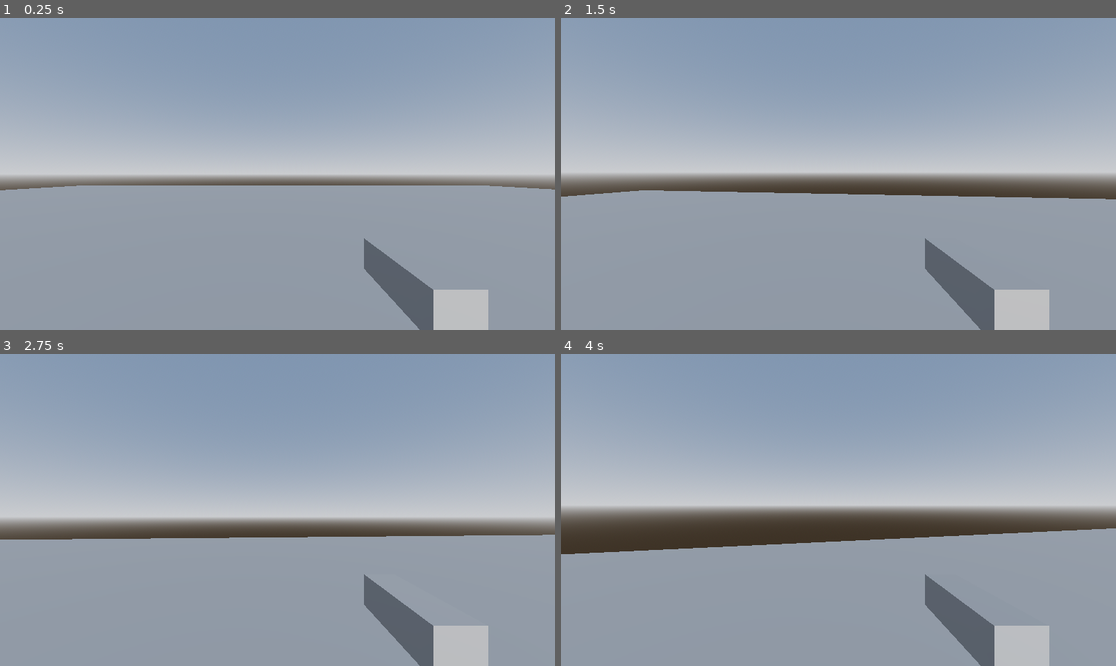
Above: before the commit, frames 1-4 (two rows, left to right).
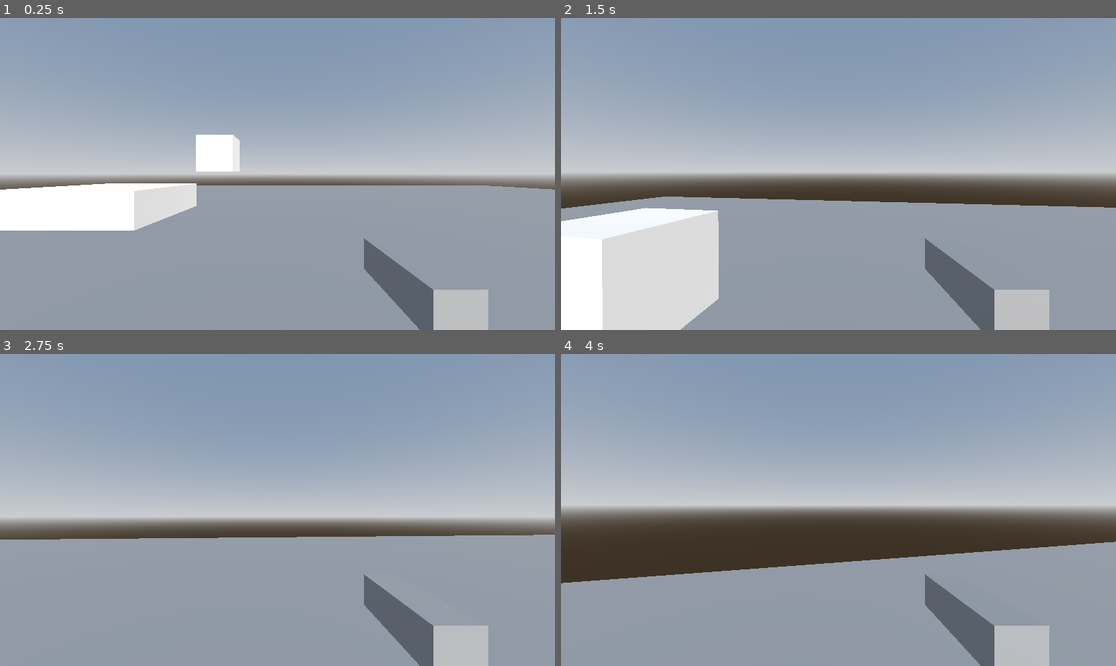
Above: after the commit, the same moments.

Repository: rsrasmu2/Brackeys2025
Game: Godot game, scene res://assets/test_environment/test_environment.tscn
Two runs of this game, one before a commit and one after it. Both use one fixed random seed, a clock stepped at 60 frames per second and the inputs below. This scene is started directly instead of the project's main scene.
Inputs (mouse positions are in pixels of both pictures, inside the frame that each line leads up to):
- Up to frame 1 (0.25 s): no input
- Up to frame 2 (1.5 s): tap Enter at 0.5 s; move the mouse to (866, 174) at 0.52 s; press the mouse at (866, 174) at 0.53 s; hold W (move_forward) from 0.53 s (still down); tap Space (jump) at 0.77 s; move the mouse to (810, 174) at 1.27 s; release the mouse at (810, 174) at 1.28 s; tap Shift at 1.35 s
- Up to frame 3 (2.75 s): keep holding W (move_forward); tap Space (jump) at 1.52 s; move the mouse to (288, 503) at 2.02 s; hold E from 2.03 s (still down)
- Up to frame 4 (4 s): keep holding W (move_forward); move the mouse to (832, 516) at 2.77 s; release E at 2.78 s; tap Q at 2.85 s; tap Space (jump) at 3.02, 3.77 s; move the mouse to (877, 513) at 3.52 s; tap V at 3.6 s

The runs differ from the first frame. In frame 1, 5.6% of the frame differs, in the area x 0-44%, y 37-69%; in frame 2, 13%, in the area x 0-100%, y 55-100%; in frame 3, less than 0.1%; in frame 4, 6.8%.

Commit message:
Fix player movement, add some boxes to the test scene

Diff:
--- a/assets/player/player.gd
+++ b/assets/player/player.gd
@@ -1,38 +1,34 @@
 class_name Player
 extends CharacterBody3D
 
-const ACCELERATION: float = 2.0
-const STOP_FORCE: float = 30.0
+const ACCELERATION: float = 20.0
+const STOP_FORCE: float = 40.0
 const SPEED: float = 5.0
-const JUMP_VELOCITY: float = 4.5
+const JUMP_VELOCITY: float = 5.5;
 
 const GRAVITY: float = 9.8
+
+var _delta: float = 0
+var _in_air: bool = false
+
+func _process(delta: float):
+	_delta = delta
 
 func _physics_process(delta: float) -> void:
 	# Apply gravity
 	if !is_on_floor():
+		_in_air = true
 		velocity.y -= GRAVITY * delta
+	elif _in_air && is_on_floor():
+		_in_air = false
+		velocity.y = 0
 
 	move_and_slide()
 
 func set_horizontal_velocity(direction: Vector2) -> void:
-	var to_add: Vector2 = direction * ACCELERATION
-	if to_add.x == 0:
-		var target_stop: float = STOP_FORCE * -sign(velocity.x)
-		if sign(target_stop) == sign(velocity.x):
-			target_stop = -velocity.x
-		to_add.x = target_stop
-	if to_add.y == 0:
-		var target_stop: float = STOP_FORCE * -sign(velocity.z)
-		if sign(target_stop) == sign(velocity.z):
-			target_stop = -velocity.z
-		to_add.y = target_stop
-
-	var target_x: float = clamp(velocity.x + to_add.x, -SPEED, SPEED)
-	var target_z: float = clamp(velocity.z + to_add.y, -SPEED, SPEED)
-
-	velocity.x = target_x
-	velocity.z = target_z
+	var target_velocity = direction * SPEED
+	velocity.x = target_velocity.x
+	velocity.z = target_velocity.y
 
 func try_jump() -> void:
 	if is_on_floor():
--- a/assets/test_environment/test_environment.tscn
+++ b/assets/test_environment/test_environment.tscn
@@ -20,6 +20,18 @@
 [sub_resource type="BoxShape3D" id="BoxShape3D_bgy8f"]
 size = Vector3(50, 1, 50)
 
+[sub_resource type="BoxMesh" id="BoxMesh_bgy8f"]
+size = Vector3(4, 1, 4)
+
+[sub_resource type="StandardMaterial3D" id="StandardMaterial3D_bgy8f"]
+
+[sub_resource type="BoxShape3D" id="BoxShape3D_ih0re"]
+size = Vector3(4, 1, 4)
+
+[sub_resource type="BoxMesh" id="BoxMesh_ih0re"]
+
+[sub_resource type="BoxShape3D" id="BoxShape3D_qfl10"]
+
 [node name="TestEnvironment" type="Node3D"]
 
 [node name="WorldEnvironment" type="WorldEnvironment" parent="."]
@@ -38,3 +50,23 @@
 
 [node name="DirectionalLight3D" type="DirectionalLight3D" parent="."]
 transform = Transform3D(0.910548, -0.286032, 0.298477, 0.191446, 0.931666, 0.308783, -0.366403, -0.224019, 0.903086, 0, 0, 0)
+
+[node name="MeshInstance3D2" type="MeshInstance3D" parent="."]
+transform = Transform3D(1, 0, 0, 0, 1, 0, 0, 0, 1, -6.29675, 0.5, -7.13625)
+mesh = SubResource("BoxMesh_bgy8f")
+surface_material_override/0 = SubResource("StandardMaterial3D_bgy8f")
+
+[node name="StaticBody3D" type="StaticBody3D" parent="MeshInstance3D2"]
+
+[node name="CollisionShape3D" type="CollisionShape3D" parent="MeshInstance3D2/StaticBody3D"]
+shape = SubResource("BoxShape3D_ih0re")
+
+[node name="MeshInstance3D3" type="MeshInstance3D" parent="."]
+transform = Transform3D(1, 0, 0, 0, 1, 0, 0, 0, 1, -2.38452, 2, -6)
+mesh = SubResource("BoxMesh_ih0re")
+surface_material_override/0 = SubResource("StandardMaterial3D_bgy8f")
+
+[node name="StaticBody3D" type="StaticBody3D" parent="MeshInstance3D3"]
+
+[node name="CollisionShape3D" type="CollisionShape3D" parent="MeshInstance3D3/StaticBody3D"]
+shape = SubResource("BoxShape3D_qfl10")
Not shown: 1 places in assets/test_environment/test_environment.tscn that only renumber resources
